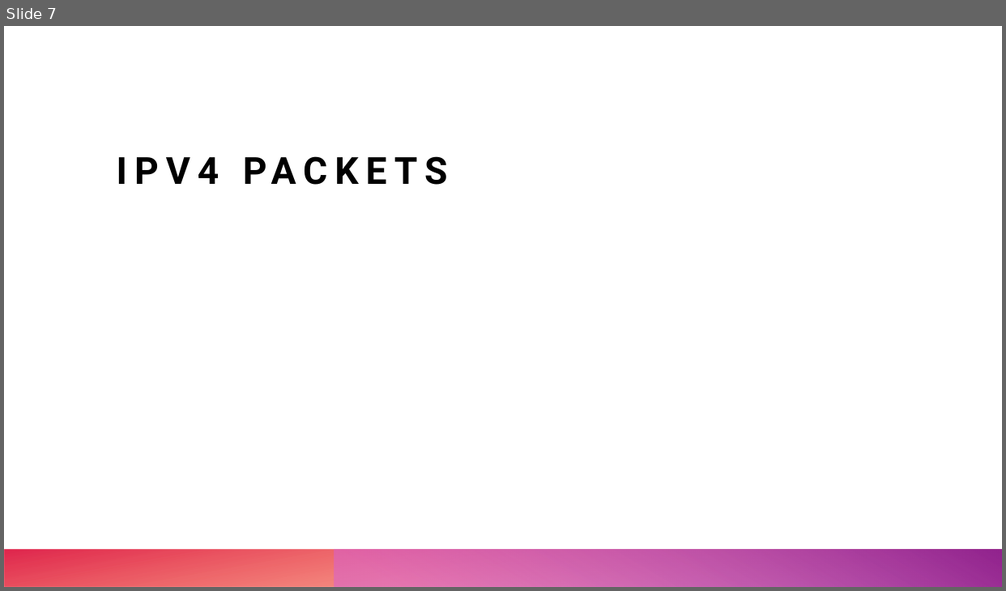
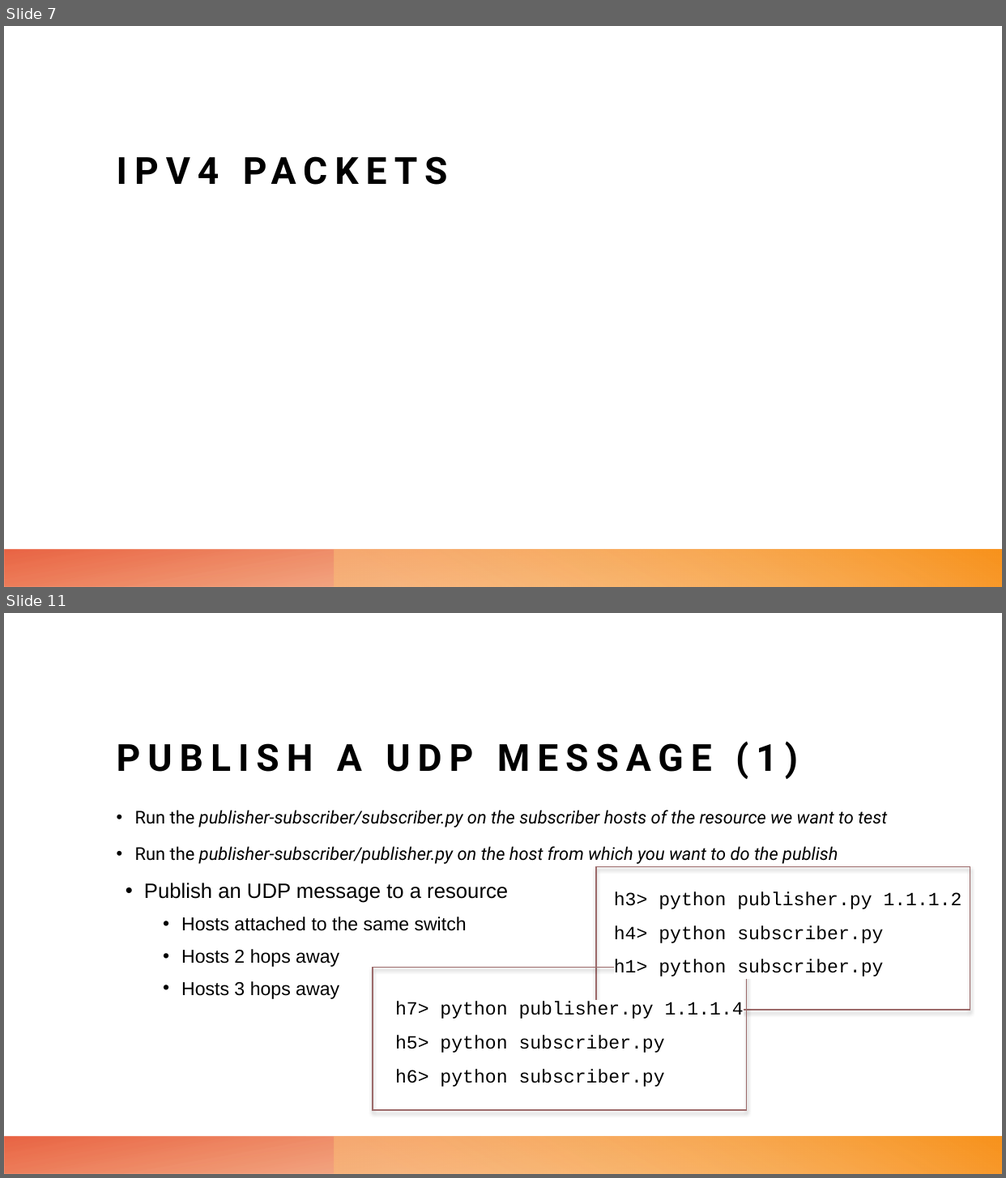
Before and after one commit to leonardopoggiani/ANAWS-project, a slide deck: DistributedMessageBroker.pptx. Shown one above the other, each under a label of ours: slide 7 before the commit, slides 7 and 11 after it; the slides between them are not shown. The pictures are 1006x591 and 1006x1178 pixels, drawn with LibreOffice and Linux fonts; fonts in the diff are those of the drawing. Boxes give left, top, right and bottom in pixels: in the first picture for what was removed or moved away, otherwise in the second. Text is boxed around its words. In the diff, an @@ line names an element or a change of style, - is before the commit and + after.

```diff
--- a/DistributedMessageBroker.pptx
+++ b/DistributedMessageBroker.pptx
@@ slide 11 added at (4,613,1002,1174), background #FFFFFF; not listed: 2 template elements that a slide beside it also shows @@
@@ title added at (117,741,798,779), 36 pt, text #000000, bold @@
+PUBLISH A UDP MESSAGE (1)
@@ text added at (135,810,887,864), 17 pt, text #000000, italic @@
+• Run the publisher-subscriber/subscriber.py on the subscriber hosts of the resource we want to test
+• Run the publisher-subscriber/publisher.py on the host from which you want to do the publish
@@ rectangle added at (596,867,970,1010), outline #9C6A6A 1 pt @@
@@ text added at (144,883,508,999), 18 pt, text #000000 @@
+  • Publish an UDP message to a resource
+    • Hosts attached to the same switch
+    • Hosts 2 hops away
+    • Hosts 3 hops away
@@ text added at (614,892,962,977), 18 pt, text #000000 @@
+h3> python publisher.py 1.1.1.2
+h4> python subscriber.py
+h1> python subscriber.py
@@ rectangle added at (373,967,747,1110), outline #9C6A6A 1 pt @@
@@ text added at (395,1002,744,1087), 18 pt, text #000000 @@
+h7> python publisher.py 1.1.1.4
+h5> python subscriber.py
+h6> python subscriber.py
@@ slide 7 changed as well @@
@@ rectangle at (4,550,1002,587): fill gradient #FE4A00 to #DA002F to gradient #EC7016 to #E64823 @@
@@ rectangle at (335,550,1002,587): fill gradient #D861D4 to #92248E to gradient #FBBE77 to #F8931D @@
```
Also in this commit, not shown: 12 other slides changed, 2 other slides added, 3 slides removed, 4 other files.
